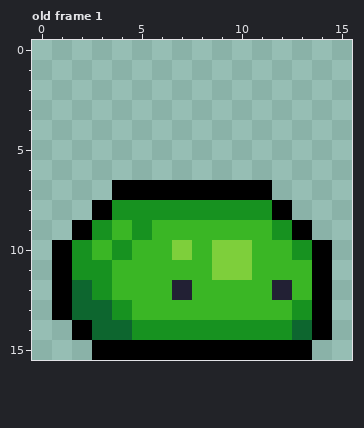
A pixel-art file gets an edit: gamedev.tv/character/Aula02/enemies/animation/slime_green.aseprite. The picture above was drawn from the file before the commit.
16x16 pixels, 1 frame. Shown: old frame 1. The commit also changed other frames, which this record leaves out.
And afterwards:
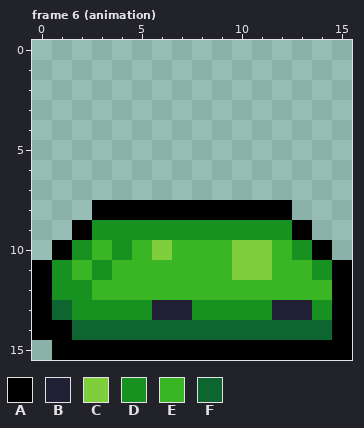
Palette (. is transparent): A #000000  B #222034  C #7ecf3b  D #179220  E #3ab625  F #0d662f
A new or re-ordered frame is compared with the old frame closest to it.
What changed:
frames 1 -> 9
--- frame 6 (animation) is new; against old frame 1
@@ x 0..15 @@
  6 ................
- 7 ....AAAAAAAA....
- 8 ...ADDDDDDDDA...
- 9 ..ADEDEEEEEEDA..
-10 .ADEDEECECCEEDA.
-11 .ADDEEEEECCEEEA.
-12 .AFDEEEBEEEEBEA.
-13 .AFFDEEEEEEEEDA.
-14 ..AFFDDDDDDDDFA.
-15 ...AAAAAAAAAAA..
+ 7 ................
+ 8 ...AAAAAAAAAA...
+ 9 ..ADDDDDDDDDDA..
+10 .ADEDECEEECCEDA.
+11 ADEDEEEEEECCEEDA
+12 ADDEEEEEEEEEEEEA
+13 AFDDDDBBDDDDBBDA
+14 AAFFFFFFFFFFFFFA
+15 .AAAAAAAAAAAAAAA
Where, in picture pixels (left, top, right, bottom), the same in both pictures:
changed: (32, 180, 352, 360)
